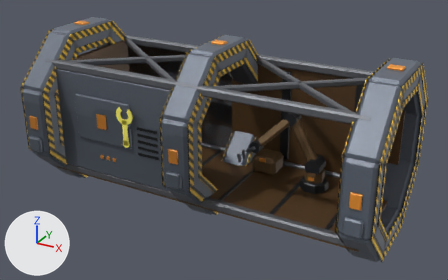
The FBX model SpaceStation/Assets/_Project/Art/Models/Modules/SM_MaintenanceBay.fbx, before and after one commit.
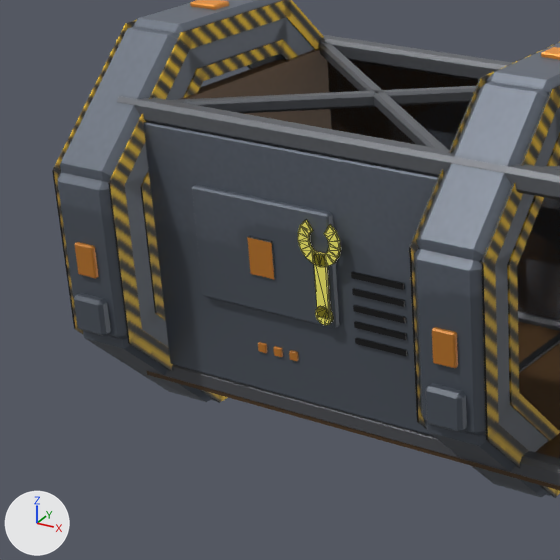
There are two pictures of each version: one whole from a 50 mm camera at (0.961, -2.606, 1.225) aimed at (-0.464, -0.017, -0.069), one close up on the part from 0% to 49% of the width and 8% to 86% of the height. Arrows for +X, +Y and +Z are at lower left; the lights stay in place. The older version's two pictures come first. The close-ups show mesh edges as thin lines. Where no turn or scale is listed for an object, it has been applied to the vertices. Vertices at exactly the same position are counted once.

Objects in the first close-up: 'Emblem_MaintenanceBay', 'SMN_MaintenanceBay'.
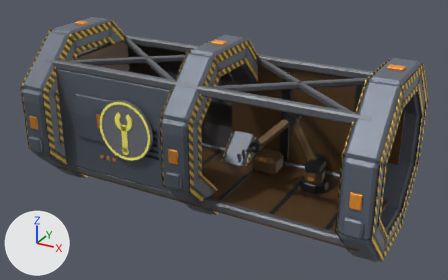
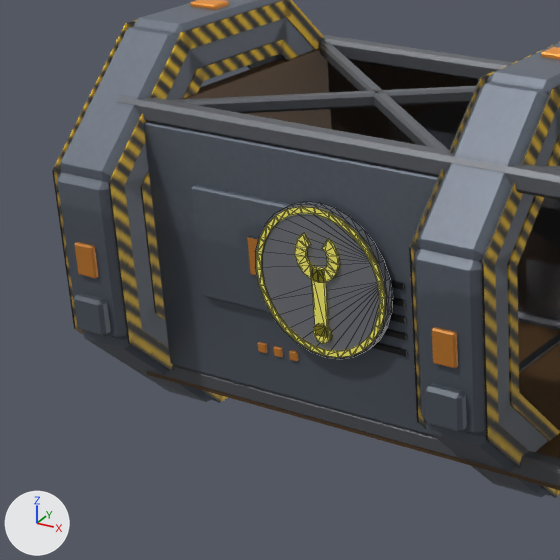
What differs and where, as boxes (x1, y1, x2, y2) in the close-ups (560 x 560 px; the box of a moved part takes in the faces that stretch with it):
'Emblem_MaintenanceBay', reshaped (216% wider, 49% taller): before (298, 220, 341, 325); after (255, 202, 393, 359)
part 1 of me_emblem_maintenancebay_002, added: after (255, 202, 393, 359)
part 2 of me_emblem_maintenancebay_002, added (yellow): after (311, 266, 329, 337)
part 3 of me_emblem_maintenancebay_002, moved or reshaped: before (298, 220, 341, 267); after (295, 233, 340, 282)
part 4 of me_emblem_maintenancebay_002, added: after (313, 324, 332, 344)
part 5 of me_emblem_maintenancebay_002, added: after (256, 207, 386, 358)
part 6 of me_emblem_maintenancebay_002, deleted: before (315, 307, 333, 325)
part 7 of me_emblem_maintenancebay_002, deleted (yellow): before (314, 251, 331, 318)

The edits, one by one:
Material 'HullDark' (mat_hulldark) is new.
Its base color is (0.22, 0.23, 0.26) (grey #81848b).
Its metallic is 0.5.
me_emblem_maintenancebay_002 is used by ob_emblem_maintenancebay; location (0.0, 0.0, 0.0).
me_emblem_maintenancebay_002 had 92 vertices, 224 faces and spanned x -0.899..-0.801, y -0.339..-0.333, z -0.071..0.143.
me_emblem_maintenancebay_002 now has 260 vertices, 668 faces and spans x -1.01..-0.69, y -0.348..-0.326, z -0.14..0.18.
me_emblem_maintenancebay_002 part 1: a new loose piece, a 28-sided cylinder along y spanning x -1.01..-0.69, y -0.342..-0.326, z -0.14..0.18, in mat_hulldark (grey #81848b).
me_emblem_maintenancebay_002 part 2: a new loose piece, a box spanning x -0.8651..-0.8349, y -0.348..-0.342, z -0.0914..0.0525, in mat_fx_fluoryellow (yellow #fff66c).
me_emblem_maintenancebay_002 part 3: the loose piece of 60 vertices spanning x -0.899..-0.801, y -0.339..-0.333, z 0.053..0.143 is scaled about its middle by (1.05, 1, 1.05), then moved by (0.0, -0.009, -0.027).
me_emblem_maintenancebay_002 part 4: a new loose piece, a 12-sided cylinder along y spanning x -0.8709..-0.8291, y -0.348..-0.342, z -0.1076..-0.0658, in mat_fx_fluoryellow (yellow #fff66c).
me_emblem_maintenancebay_002 part 5: a new loose piece of 112 vertices spanning x -1.005..-0.695, y -0.345..-0.342, z -0.135..0.175, in mat_fx_fluoryellow (yellow #fff66c).
me_emblem_maintenancebay_002 part 6: the loose piece of 24 vertices spanning x -0.87..-0.83, y -0.339..-0.333, z -0.071..-0.031 is deleted.
me_emblem_maintenancebay_002 part 7: the loose piece of 8 vertices spanning x -0.864..-0.836, y -0.339..-0.333, z -0.056..0.081 is deleted.
me_emblem_maintenancebay_002 gains material mat_hulldark (grey #81848b).
